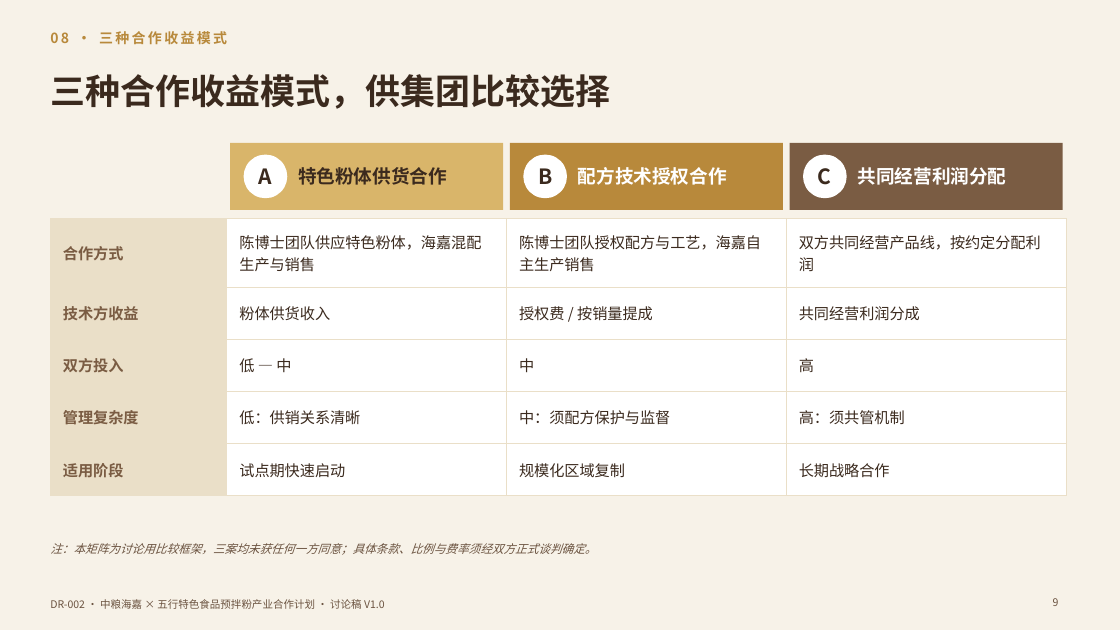
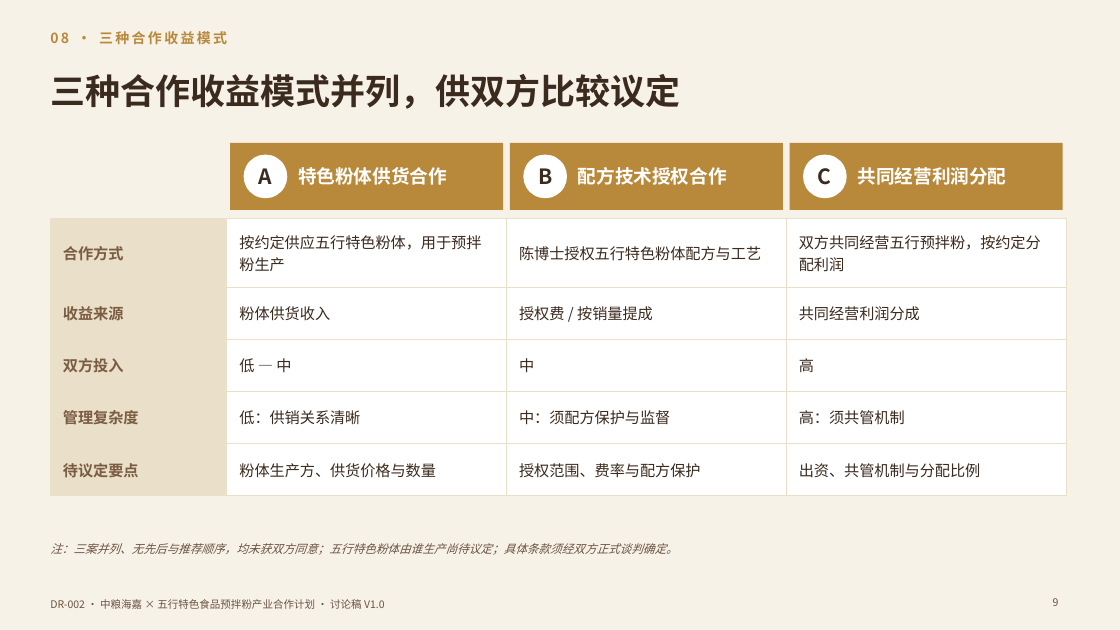
Before and after one commit to yes039/yes039, a slide deck: slide 9 of DR-002/DR-002_中粮海嘉五行预拌粉合作计划_V1.0.pptx. Drawn at 1120x630 pixels with LibreOffice and Linux fonts; fonts in the diff are those of the drawing. Boxes give left, top, right and bottom in pixels: in the first picture for what was removed or moved away, otherwise in the second. Text is boxed around its words. In the diff, an @@ line names an element or a change of style, - is before the commit and + after.

```diff
--- a/DR-002/DR-002_中粮海嘉五行预拌粉合作计划_V1.0.pptx
+++ b/DR-002/DR-002_中粮海嘉五行预拌粉合作计划_V1.0.pptx
@@ title at box(50, 74, 680, 109): text changed @@
-三种合作收益模式，供集团比较选择
+三种合作收益模式并列，供双方比较议定
@@ rectangle at box(230, 143, 503, 210): fill #D9B56A to #B8893B @@
@@ text "特色粉体供货合作" at box(298, 167, 447, 185): text colour #3B2A1E to #FFFFFF @@
@@ rectangle at box(790, 143, 1063, 210): fill #7A5C43 to #B8893B @@
@@ table at box(50, 218, 1066, 482) @@
-row 1: 合作方式 | 陈博士团队供应特色粉体，海嘉混配生产与销售 | 陈博士团队授权配方与工艺，海嘉自主生产销售 | 双方共同经营产品线，按约定分配利润
+row 1: 合作方式 | 按约定供应五行特色粉体，用于预拌粉生产 | 陈博士授权五行特色粉体配方与工艺 | 双方共同经营五行预拌粉，按约定分配利润
-row 2, column 1: 技术方收益
+row 2, column 1: 收益来源
-row 5: 适用阶段 | 试点期快速启动 | 规模化区域复制 | 长期战略合作
+row 5: 待议定要点 | 粉体生产方、供货价格与数量 | 授权范围、费率与配方保护 | 出资、共管机制与分配比例
@@ text at box(50, 543, 678, 555): text changed @@
-注：本矩阵为讨论用比较框架，三案均未获任何一方同意；具体条款、比例与费率须经双方正式谈判确定。
+注：三案并列、无先后与推荐顺序，均未获双方同意；五行特色粉体由谁生产尚待议定；具体条款须经双方正式谈判确定。
```
Also in this commit, not shown: 9 other slides changed, 3 other files.
